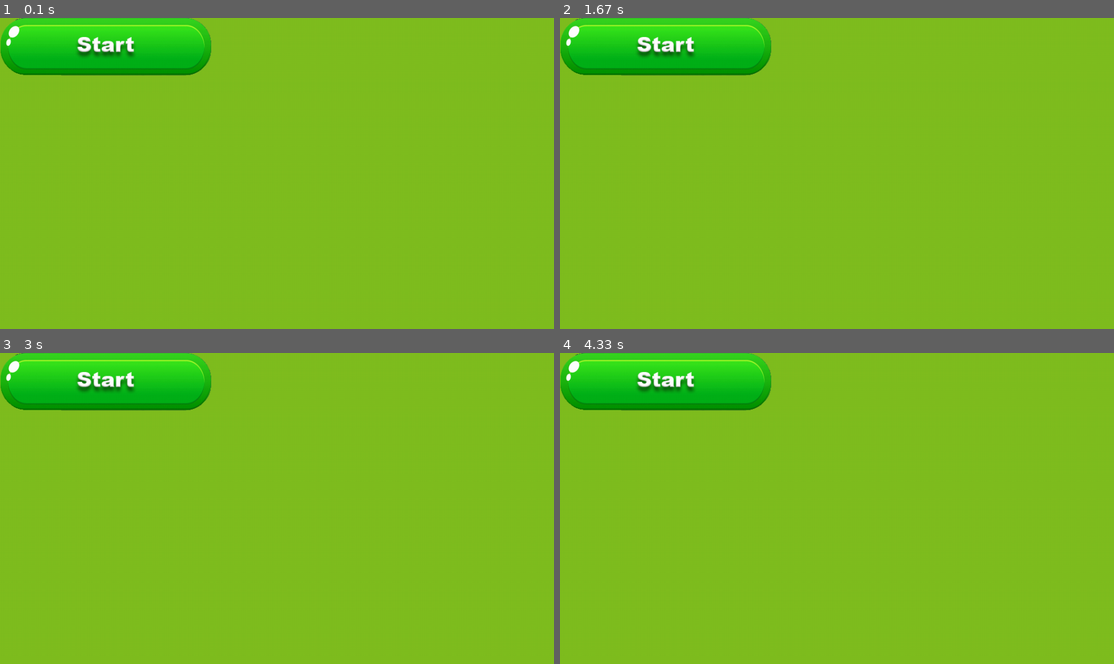
Above: before the commit, frames 1-4 (two rows, left to right).
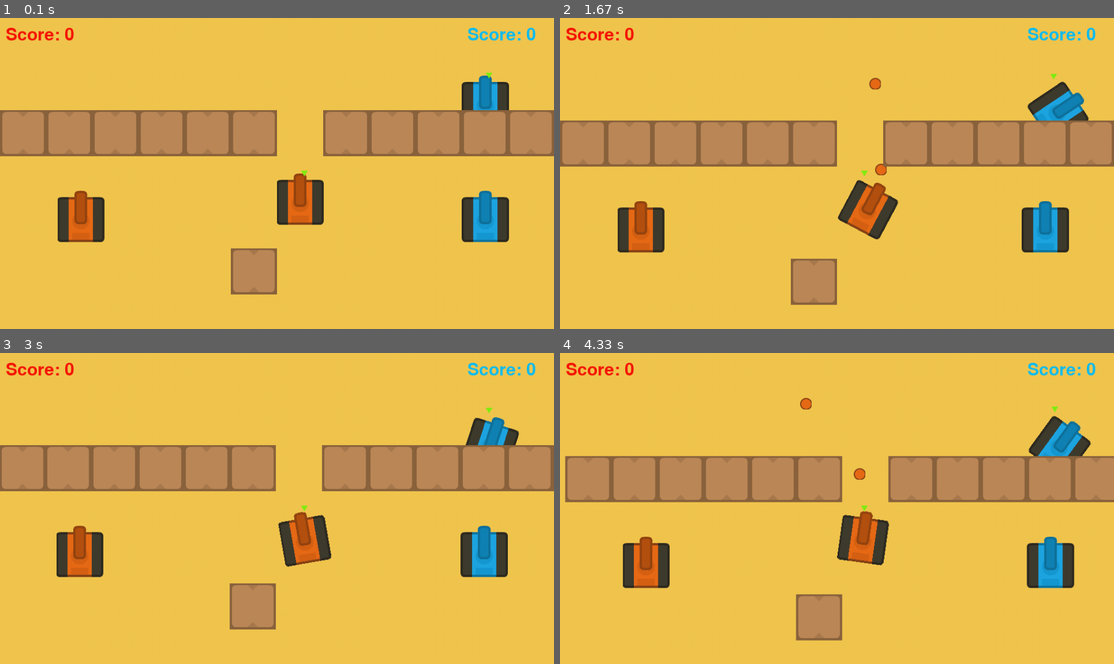
Above: after the commit, the same moments.

Repository: lenghia2797/TankPyGame
Game: pygame game, started from main.py
The game is run twice, just before and just after one commit, with the same random seed, the same clock (stepped at 60 frames per second) and the same inputs.
Inputs (mouse positions are in pixels of both pictures, inside the frame that each line leads up to):
- Up to frame 1 (0.1 s): no input
- Up to frame 2 (1.67 s): hold Right 0.33-0.8 s; move the mouse to (814, 185) at 0.37 s; hold Up 0.83-1.13 s; hold W 0.83-1.13 s; move the mouse to (1014, 164) at 0.87 s; tap X at 0.9, 1.23, 1.53 s; hold Right 1.17-1.63 s; hold D 1.17-1.63 s; move the mouse to (704, 176) at 1.2 s
- Up to frame 3 (3 s): hold Left 1.67-2.2 s; hold A 1.67-2.2 s; move the mouse to (105, 461) at 1.7 s; tap X at 1.73, 2.03, 2.3, 2.97 s; hold Down 2.23-2.53 s; hold S 2.23-2.53 s; move the mouse to (360, 399) at 2.27 s; tap Enter at 2.57 s; hold Left from 2.9 s (still down); hold A from 2.9 s (still down); move the mouse to (288, 402) at 2.93 s
- Up to frame 4 (4.33 s): tap X at 3.27, 3.4, 3.8, 4.1 s; release Left at 3.3 s; release A at 3.3 s; hold Up 3.33-3.7 s; hold W 3.33-3.7 s; move the mouse to (637, 499) at 3.37 s; hold Right from 3.73 s (still down); hold D from 3.73 s (still down); move the mouse to (842, 539) at 3.77 s

The runs differ from the first frame. In frame 1, 100% of the frame differs, in the area x 0-100%, y 0-100%; in frame 2, 100%; in frame 3, 100%; in frame 4, 100%.

Commit message:
add tilemap, control

Diff:
--- a/GameScene.py
+++ b/GameScene.py
@@ -12,9 +12,9 @@
 from gamecore.Scene import Scene
 from ScoreLabel import ScoreLabel, ScoreLabel2
 from objects.Tank import Tank
+from objects.TileMap import TileMap
 from objects.Wall import Wall
 from gamecore.SceneManager import SceneManager
-
 
 def onClickPlayer():
     print(random.random())
@@ -29,10 +29,12 @@
         self.redBullets = []
         self.blueBullets = []
 
-        self.background = GameObject(self, 0, 0, Constants.SCREEN_WIDTH,
-                                     Constants.SCREEN_HEIGHT, self.game.loader.background_image, 0)
-        self.player_1_1 = Player(self, 100, 100, Constants.TANK_WIDTH,
+        # self.background = GameObject(self, -200, -200, Constants.SCREEN_WIDTH * 4,
+                                    #  Constants.SCREEN_HEIGHT * 4, self.game.loader.background_image, 0)
+        self.player_1_1 = Player(self, 960/2, 540/2, Constants.TANK_WIDTH,
                                  Constants.TANK_HEIGHT, self.game.loader.tank_red_image, 3)
+        # self.player_1_1.ignoreCamera = True
+        # self.player_1_1.triangle.ignoreCamera = True
         self.player_1_2 = Player(self, 100, 300, Constants.TANK_WIDTH,
                                  Constants.TANK_HEIGHT, self.game.loader.tank_red_image, 3)
         self.player_1_2.type = TankType.AI_1
@@ -77,7 +79,7 @@
             self.add(bullet)
             self.blueBullets.append(bullet)
 
-        self.add(self.background)
+        # self.add(self.background)
         self.add(self.player_1_1)
         self.add(self.player_1_2)
         self.add(self.player_1_1.triangle)
@@ -94,8 +96,16 @@
         self.scoreLabel = ScoreLabel(self)
         self.scoreLabel2 = ScoreLabel2(self)
 
+        self.map = TileMap(self, 'assets/map.csv')
+
     def update(self):
+        self.screen.fill((243, 199, 79))
+        self.updateCameraOffsetObject(
+            Constants.SCREEN_WIDTH/2 - self.player_1_1.x,
+            Constants.SCREEN_HEIGHT/2 - self.player_1_1.y
+        )
         running = super().update()
+
         self.checkCollisionBulletWall(self.redBullets)
         self.checkCollisionBulletWall(self.blueBullets)
         if self.gameMode == 2:
--- a/MenuScene.py
+++ b/MenuScene.py
@@ -3,6 +3,8 @@
 from gamecore.GameObject import GameObject
 from gamecore.Scene import Scene
 from gamecore.SceneManager import SceneManager
+
+
 
 
 class MenuScene(Scene):
@@ -15,6 +17,13 @@
 
         self.add(self.background)
 
-        self.playBtn = GameObject(self, 0, 0, Constants.SCREEN_WIDTH, Constants.SCREEN_HEIGHT, self.game.loader.start_image, 1)
+        self.playBtn = GameObject(self, 0, 0, 366, 100, self.game.loader.start_image, 1)
+        self.playBtn.setScale(0.5, 0.5)
+        self.playBtn.x = Constants.SCREEN_WIDTH/2 - 100
+        self.playBtn.y = Constants.SCREEN_HEIGHT/2 - self.playBtn.height/2
+        self.playBtn.setOnClick(self.onPlayButton)
+        self.add(self.playBtn)
 
-        self.add(self.playBtn)
+    def onPlayButton(self):
+        print(1234)
+        self.sceneManager.changeSceneTo(Constants.GAME_SCENE)
--- /dev/null
+++ b/assets/map.csv
@@ -0,0 +1,20 @@
+-1,-1,-1,-1,-1,-1,3,3,-1,-1,-1,-1,-1,-1,-1,3,-1,-1,-1,-1,-1,-1,-1,3,-1,-1,-1,-1,-1,-1
+-1,-1,-1,-1,-1,-1,3,-1,-1,-1,-1,-1,-1,-1,-1,3,-1,-1,-1,-1,-1,-1,-1,3,-1,-1,-1,-1,-1,-1
+5,5,5,5,5,5,3,5,5,5,5,5,5,5,5,3,5,5,5,5,5,5,5,3,-1,-1,-1,-1,-1,-1
+-1,-1,-1,-1,-1,-1,3,-1,-1,-1,-1,-1,-1,-1,-1,3,-1,-1,-1,-1,-1,-1,-1,3,-1,-1,-1,-1,-1,-1
+-1,-1,-1,-1,-1,-1,3,-1,-1,-1,-1,-1,-1,-1,-1,3,-1,-1,-1,-1,-1,3,-1,3,-1,-1,-1,-1,-1,-1
+-1,-1,-1,-1,-1,-1,3,-1,-1,-1,-1,-1,-1,-1,-1,3,-1,-1,-1,-1,-1,3,3,3,3,3,3,3,3,3
+-1,-1,-1,-1,-1,-1,3,-1,-1,-1,-1,-1,-1,-1,-1,3,-1,-1,-1,-1,-1,-1,-1,3,-1,-1,-1,-1,-1,-1
+0,0,0,0,0,0,3,0,0,0,0,0,0,0,0,3,0,0,0,-1,-1,-1,-1,3,-1,-1,-1,-1,-1,-1
+-1,-1,-1,-1,-1,-1,3,-1,-1,-1,-1,-1,-1,-1,-1,3,-1,-1,-1,-1,-1,-1,-1,3,-1,-1,-1,-1,-1,-1
+-1,-1,-1,-1,-1,-1,3,-1,-1,-1,-1,-1,-1,-1,-1,3,-1,-1,-1,-1,-1,-1,-1,3,-1,-1,-1,-1,-1,-1
+-1,-1,-1,-1,-1,-1,3,-1,-1,-1,-1,-1,-1,-1,-1,3,-1,-1,-1,-1,-1,-1,-1,3,-1,-1,-1,-1,-1,-1
+-1,-1,-1,-1,-1,-1,3,-1,-1,-1,-1,-1,-1,-1,-1,3,6,6,6,6,6,-1,-1,3,-1,-1,-1,-1,-1,-1
+6,6,6,6,6,6,3,6,6,6,6,6,6,6,6,3,-1,-1,-1,-1,-1,-1,-1,3,-1,-1,-1,-1,-1,-1
+-1,-1,-1,-1,-1,-1,3,-1,-1,-1,-1,-1,-1,-1,-1,3,-1,-1,-1,-1,-1,-1,3,3,-1,-1,-1,-1,-1,-1
+-1,-1,-1,-1,-1,-1,3,-1,-1,-1,-1,-1,-1,-1,-1,3,-1,-1,-1,-1,-1,-1,-1,3,3,3,3,3,3,3
+-1,-1,-1,-1,-1,-1,3,-1,-1,-1,-1,-1,-1,-1,-1,3,-1,-1,-1,-1,-1,-1,-1,3,-1,-1,-1,-1,-1,-1
+-1,-1,-1,-1,-1,-1,3,-1,-1,-1,-1,-1,-1,-1,-1,3,-1,2,2,2,2,-1,-1,3,-1,-1,-1,-1,-1,-1
+2,2,2,2,2,2,3,2,2,2,2,2,2,2,2,3,2,2,-1,-1,-1,-1,-1,3,-1,-1,-1,-1,-1,-1
+-1,-1,-1,-1,-1,-1,3,-1,-1,-1,-1,-1,-1,-1,-1,3,-1,-1,-1,-1,-1,-1,-1,3,-1,-1,-1,-1,-1,-1
+-1,-1,-1,-1,-1,-1,3,-1,-1,-1,-1,-1,-1,-1,-1,-1,-1,-1,-1,-1,-1,-1,-1,3,-1,-1,-1,-1,-1,-1
--- /dev/null
+++ b/assets/map.tmx
@@ -0,0 +1,30 @@
+<?xml version="1.0" encoding="UTF-8"?>
+<map version="1.9" tiledversion="1.9.2" orientation="orthogonal" renderorder="right-down" width="30" height="20" tilewidth="80" tileheight="80" infinite="0" nextlayerid="2" nextobjectid="1">
+ <tileset firstgid="1" name="tiles" tilewidth="80" tileheight="80" tilecount="8" columns="4">
+  <image source="../../Tank/assets/tiles/tiles.png" width="320" height="160"/>
+ </tileset>
+ <layer id="1" name="Tile Layer 1" width="30" height="20">
+  <data encoding="csv">
+0,0,0,0,0,0,4,4,0,0,0,0,0,0,0,4,0,0,0,0,0,0,0,4,0,0,0,0,0,0,
+0,0,0,0,0,0,4,0,0,0,0,0,0,0,0,4,0,0,0,0,0,0,0,4,0,0,0,0,0,0,
+6,6,6,6,6,6,4,6,6,6,6,6,6,6,6,4,6,6,6,6,6,6,6,4,0,0,0,0,0,0,
+0,0,0,0,0,0,4,0,0,0,0,0,0,0,0,4,0,0,0,0,0,0,0,4,0,0,0,0,0,0,
+0,0,0,0,0,0,4,0,0,0,0,0,0,0,0,4,0,0,0,0,0,4,0,4,0,0,0,0,0,0,
+0,0,0,0,0,0,4,0,0,0,0,0,0,0,0,4,0,0,0,0,0,4,4,4,4,4,4,4,4,4,
+0,0,0,0,0,0,4,0,0,0,0,0,0,0,0,4,0,0,0,0,0,0,0,4,0,0,0,0,0,0,
+1,1,1,1,1,1,4,1,1,1,1,1,1,1,1,4,1,1,1,0,0,0,0,4,0,0,0,0,0,0,
+0,0,0,0,0,0,4,0,0,0,0,0,0,0,0,4,0,0,0,0,0,0,0,4,0,0,0,0,0,0,
+0,0,0,0,0,0,4,0,0,0,0,0,0,0,0,4,0,0,0,0,0,0,0,4,0,0,0,0,0,0,
+0,0,0,0,0,0,4,0,0,0,0,0,0,0,0,4,0,0,0,0,0,0,0,4,0,0,0,0,0,0,
+0,0,0,0,0,0,4,0,0,0,0,0,0,0,0,4,7,7,7,7,7,0,0,4,0,0,0,0,0,0,
+7,7,7,7,7,7,4,7,7,7,7,7,7,7,7,4,0,0,0,0,0,0,0,4,0,0,0,0,0,0,
+0,0,0,0,0,0,4,0,0,0,0,0,0,0,0,4,0,0,0,0,0,0,4,4,0,0,0,0,0,0,
+0,0,0,0,0,0,4,0,0,0,0,0,0,0,0,4,0,0,0,0,0,0,0,4,4,4,4,4,4,4,
+0,0,0,0,0,0,4,0,0,0,0,0,0,0,0,4,0,0,0,0,0,0,0,4,0,0,0,0,0,0,
+0,0,0,0,0,0,4,0,0,0,0,0,0,0,0,4,0,3,3,3,3,0,0,4,0,0,0,0,0,0,
+3,3,3,3,3,3,4,3,3,3,3,3,3,3,3,4,3,3,0,0,0,0,0,4,0,0,0,0,0,0,
+0,0,0,0,0,0,4,0,0,0,0,0,0,0,0,4,0,0,0,0,0,0,0,4,0,0,0,0,0,0,
+0,0,0,0,0,0,4,0,0,0,0,0,0,0,0,0,0,0,0,0,0,0,0,4,0,0,0,0,0,0
+</data>
+ </layer>
+</map>
--- a/gamecore/GameObject.py
+++ b/gamecore/GameObject.py
@@ -18,13 +18,20 @@
         self.onClickFunc: Any
         self.haveKey = False
         self.keys = []
+        self.ignoreCamera = False
+        self.cameraOffsetX = 0
+        self.cameraOffsetY = 0
 
     def update(self):
         pass
 
     def render(self):
-        self.scene.screen.blit(
+        if self.ignoreCamera:
+            self.scene.screen.blit(
             self.image, (self.x, self.y, self.width, self.height))
+        else:
+            self.scene.screen.blit(
+            self.image, (self.x + self.cameraOffsetX, self.y + self.cameraOffsetY, self.width, self.height))
 
     def setOnClick(self, onClickFunc):
         self.interactive = True
@@ -40,3 +47,6 @@
         rot_sprite = pygame.transform.rotate(image, angle)
         rot_sprite.get_rect().center = loc
         return rot_sprite
+
+    def setScale(self, x, y):
+        self.image = pygame.transform.scale(self.image, (self.width*x, self.height*y))
--- a/gamecore/Scene.py
+++ b/gamecore/Scene.py
@@ -85,3 +85,9 @@
         for object in self.objects:
             if object.active:
                 object.update()
+
+    def updateCameraOffsetObject(self, x, y):
+        for object in self.objects:
+            if object.active:
+                object.cameraOffsetX = x
+                object.cameraOffsetY = y
--- a/gamecore/SceneManager.py
+++ b/gamecore/SceneManager.py
@@ -2,7 +2,7 @@
 
 class SceneManager:
     sceneList = []
-    CurrentSceneName = Constants.MENU_SCENE
+    CurrentSceneName = Constants.GAME_SCENE
     def __init__(self, game):
         self.game = game
 
--- a/main.py
+++ b/main.py
@@ -20,7 +20,7 @@
 pygame.init()
 
 screen = pygame.display.set_mode(
-    (Constants.SCREEN_WIDTH, Constants.SCREEN_HEIGHT))
+    (Constants.SCREEN_WIDTH, Constants.SCREEN_HEIGHT), 1)
 pygame.display.set_caption('Tank')
 
 
@@ -51,7 +51,7 @@
 
 
 def main():
-    currentScene = SceneKeys.MENU_SCENE
+    currentScene = SceneKeys.GAME_SCENE
     showTimeOver = False
     gameOver = True
     running = True
--- a/objects/Bullet.py
+++ b/objects/Bullet.py
@@ -25,7 +25,7 @@
             self.rect.x = self.x
             self.rect.y = self.y
 
-            self.checkPosition()
+            # self.checkPosition()
 
     def checkPosition(self):
         if self.x < 0:
--- /dev/null
+++ b/objects/TileMap.py
@@ -0,0 +1,46 @@
+import pygame, csv, os
+
+from gamecore.GameObject import GameObject
+
+class Tile(GameObject):
+    def __init__(self, scene, image, x, y, width, height, depth):
+        super().__init__(scene, image, x, y, width, height, depth)
+
+class TileMap():
+    def __init__(self, scene, filename):
+        self.scene = scene
+        self.tile_size = 80
+        self.start_x, self.start_y = 0, 0
+        self.tiles = self.load_tiles(filename)
+        self.addToScene()
+
+    def addToScene(self):
+        for tile in self.tiles:
+            self.scene.add(tile)
+
+    def read_csv(self, filename):
+        map = []
+        with open(os.path.join(filename)) as data:
+            data = csv.reader(data, delimiter=',')
+            for row in data:
+                map.append(list(row))
+        return map
+
+    def load_tiles(self, filename):
+        tiles = []
+        map = self.read_csv(filename)
+        x, y = 0, 0
+        for row in map:
+            x = 0
+            for tile in row:
+                if tile == '5':
+                    tiles.append(Tile(self.scene, x * self.tile_size, y * self.tile_size, self.tile_size, self.tile_size,
+                                            self.scene.game.loader.wall_image, 3))
+                    # Move to next tile in current row
+                x += 1
+
+            # Move to next row
+            y += 1
+            # Store the size of the tile map
+        self.map_w, self.map_h = x * self.tile_size, y * self.tile_size
+        return tiles
Not shown, added: A3_22.pdf
